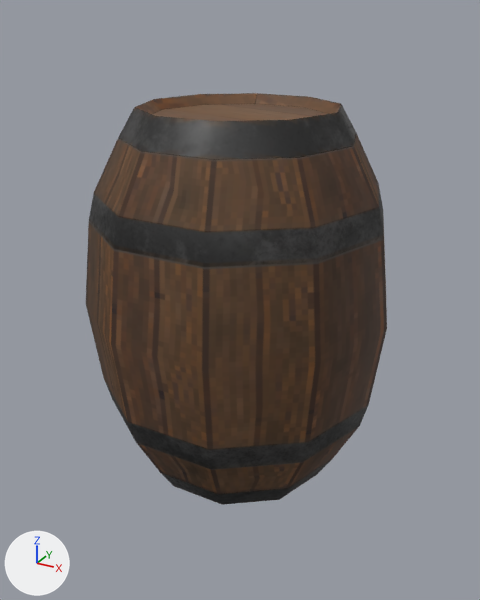
The FBX model Assets/Suan's Stuff/3D Models/WoodenBarrel/WoodenBarrel.fbx: old version first, new version second.
Rendered twice from a camera (50 mm lens) standing at (0.846, -1.536, 0.758) and looking at (0.003, -0.004, -0.008). The axes (+X, +Y, +Z) are drawn at lower left. The lights are the same throughout.

Names of what the first picture shows: 'WoodenBarrel'.
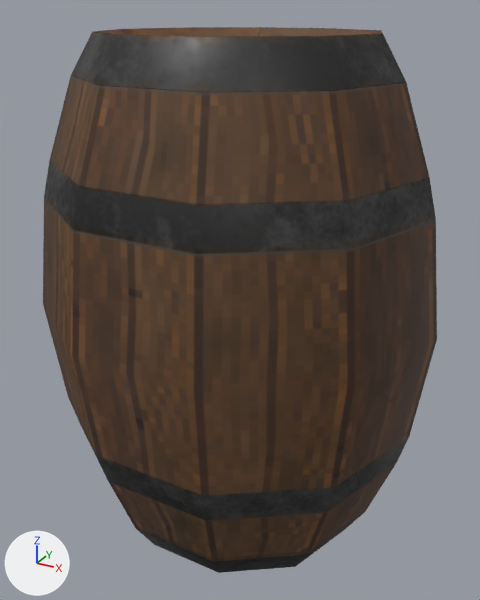
Pixel boxes [x1, y1, x2, y2] of what changed, in the pictures (480 x 600 px; the box of a moved part takes in the faces that stretch with it):
'WoodenBarrel', reshaped, rescaled (31% wider, 32% taller): before [86, 93, 387, 505]; after [43, 27, 437, 573]
part 1 of me_mesh, moved or reshaped: before [94, 93, 379, 231]; after [50, 27, 429, 203]
part 2 of me_mesh, moved or reshaped: before [137, 427, 358, 505]; after [109, 464, 395, 573]

Diff of the bpy script that builds the scene:
```diff
--- a/Assets/Suan's Stuff/3D Models/WoodenBarrel/WoodenBarrel.fbx.py
+++ b/Assets/Suan's Stuff/3D Models/WoodenBarrel/WoodenBarrel.fbx.py
@@ me_mesh @@
 me_mesh.from_pydata(...)  # 112 vertices, 120 faces; spans x -2.17..2.17, y -2.65..2.65, z -2.06..2.06
 # used by ob_woodenbarrel; location = (0.0, 0.0, 0.002); rotation_euler = (1.571, 0.0, 0.0), in degrees (90, 0, 0); scale = (0.2, 0.2, 0.2)
+# me_mesh part 1: all 31 vertices in x -1.55..1.55, y 2.27..2.65, z -1.48..1.48 are scaled about the mesh origin by 1.05
+# me_mesh part 2: all 31 vertices in x -1.55..1.55, y -2.65..-2.27, z -1.48..1.48 are scaled about the mesh origin by 1.05
 me_mesh.materials.append(mat_woodenbarrel_texture)
@@ ob_woodenbarrel @@
 ob_woodenbarrel.rotation_euler = (1.571, 0.0, 0.0)  # degrees (90, 0, 0)
-ob_woodenbarrel.scale = (0.2, 0.2, 0.2)
+ob_woodenbarrel.scale = (0.259, 0.254, 0.246)
```
